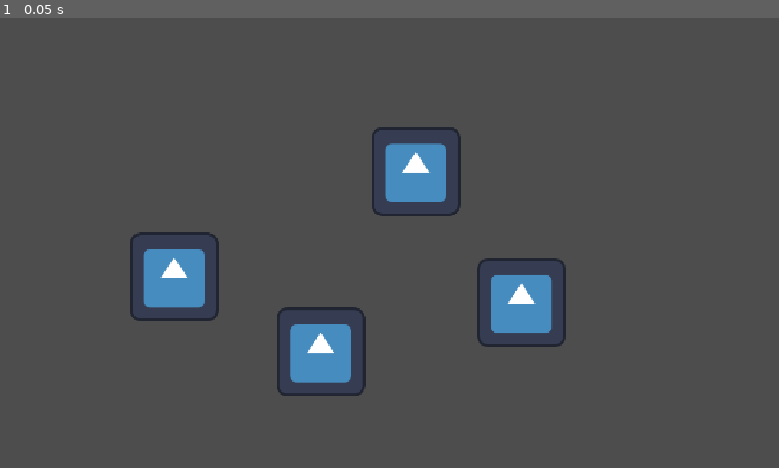
Above: before the commit, frame 1.
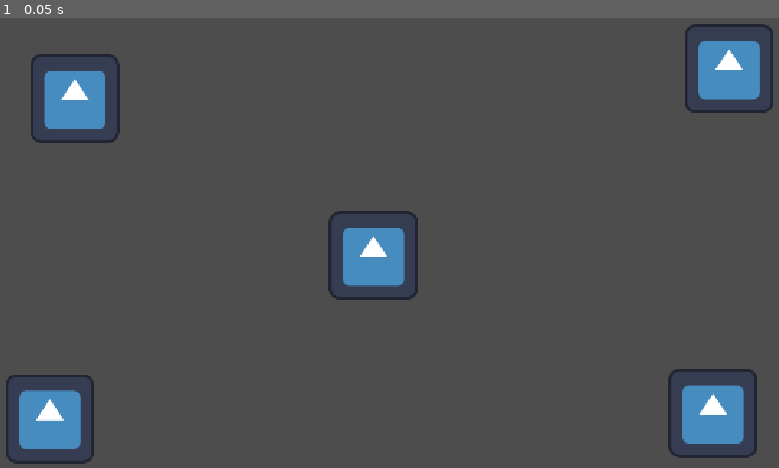
Above: after the commit, the same moment.

Repository: Maspoly/TestsGodot
Game: Godot game, scene res://node_2d.tscn
The game is run twice, just before and just after one commit, with the same random seed, the same clock (stepped at 60 frames per second) and the same inputs. The engine's default icon, where the game draws it, is replaced by a stand-in: a white triangle on a blue panel in a dark square.
Inputs:
- Up to frame 1 (0.05 s): no input

The runs differ from the first frame. In frame 1, 12% of the frame differs, in the area x 0-100%, y 1-100%.

Commit message:
commit 2

Diff:
--- a/kjhwbq4vt.tscn
+++ b/kjhwbq4vt.tscn
@@ -1,21 +1,27 @@
 [gd_scene format=3 uid="uid://xmh5uqtkcudc"]
 
 [ext_resource type="Texture2D" uid="uid://lt25mri2cvvh" path="res://icon.svg" id="1_3oh0u"]
+[ext_resource type="Script" uid="uid://cpilljw238g5" path="res://kjhwbq_4_vt.gd" id="1_n3ffa"]
 
 [node name="Kjhwbq4Vt" type="Node2D" unique_id=874480228]
+script = ExtResource("1_n3ffa")
 
 [node name="Icon" type="Sprite2D" parent="." unique_id=1027877298]
-position = Vector2(270, 372)
+position = Vector2(91, 576)
 texture = ExtResource("1_3oh0u")
 
 [node name="Icon2" type="Sprite2D" parent="." unique_id=1248713255]
-position = Vector2(481, 480)
+position = Vector2(1046, 568)
 texture = ExtResource("1_3oh0u")
 
 [node name="Icon3" type="Sprite2D" parent="." unique_id=1615287449]
-position = Vector2(618, 220)
+position = Vector2(557, 341)
 texture = ExtResource("1_3oh0u")
 
 [node name="Icon4" type="Sprite2D" parent="." unique_id=869858556]
-position = Vector2(770, 409)
+position = Vector2(1069, 72)
 texture = ExtResource("1_3oh0u")
+
+[node name="Icon5" type="Sprite2D" parent="." unique_id=90398241]
+position = Vector2(127, 115)
+texture = ExtResource("1_3oh0u")
--- a/icon.gd
+++ b/kjhwbq_4_vt.gd
@@ -1,4 +1,4 @@
-extends Sprite2D
+extends Node2D
 
 
 # Called when the node enters the scene tree for the first time.
--- a/ouawe.tscn
+++ b/ouawe.tscn
@@ -1,3 +1,17 @@
 [gd_scene format=3 uid="uid://bnj5pyv4j4pph"]
 
+[ext_resource type="Texture2D" uid="uid://lt25mri2cvvh" path="res://icon.svg" id="1_hdxlk"]
+
 [node name="Ouawe" type="Node2D" unique_id=1043648868]
+
+[node name="Icon" type="Sprite2D" parent="." unique_id=154001535]
+position = Vector2(222, 201)
+texture = ExtResource("1_hdxlk")
+
+[node name="Icon2" type="Sprite2D" parent="." unique_id=822367374]
+position = Vector2(392, 409)
+texture = ExtResource("1_hdxlk")
+
+[node name="Icon3" type="Sprite2D" parent="." unique_id=1829808798]
+position = Vector2(715, 243)
+texture = ExtResource("1_hdxlk")
Not shown, removed: icon.gd.uid
Not shown, added: kjhwbq_4_vt.gd.uid
